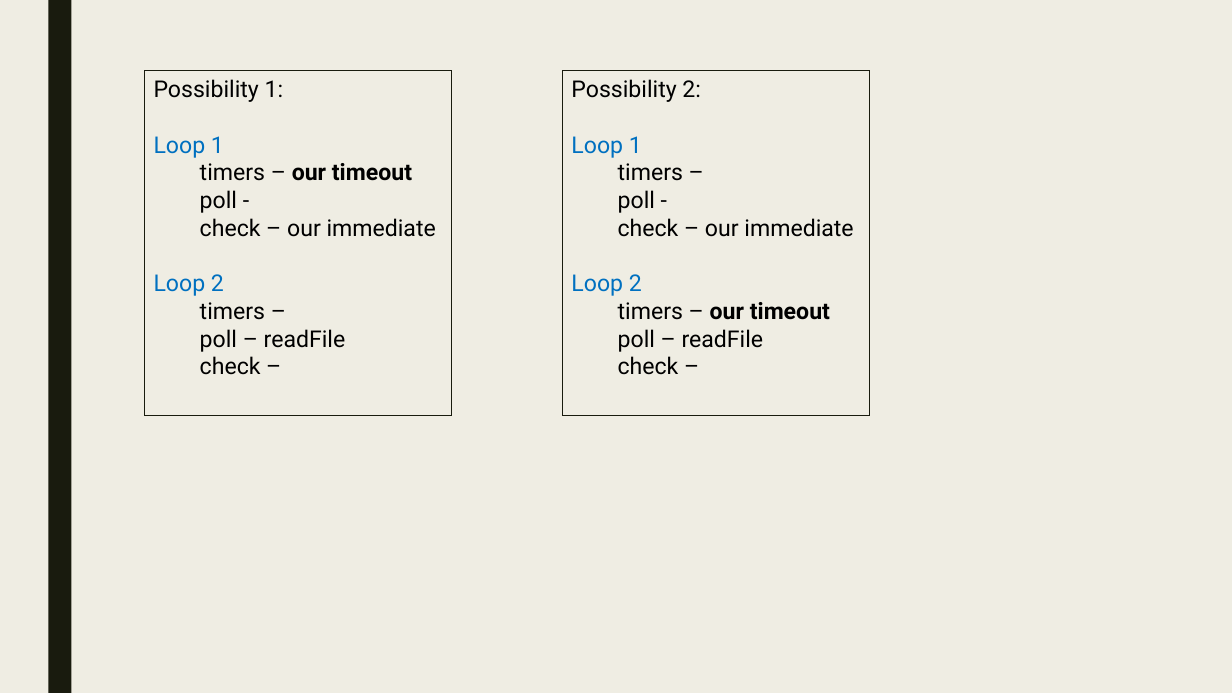
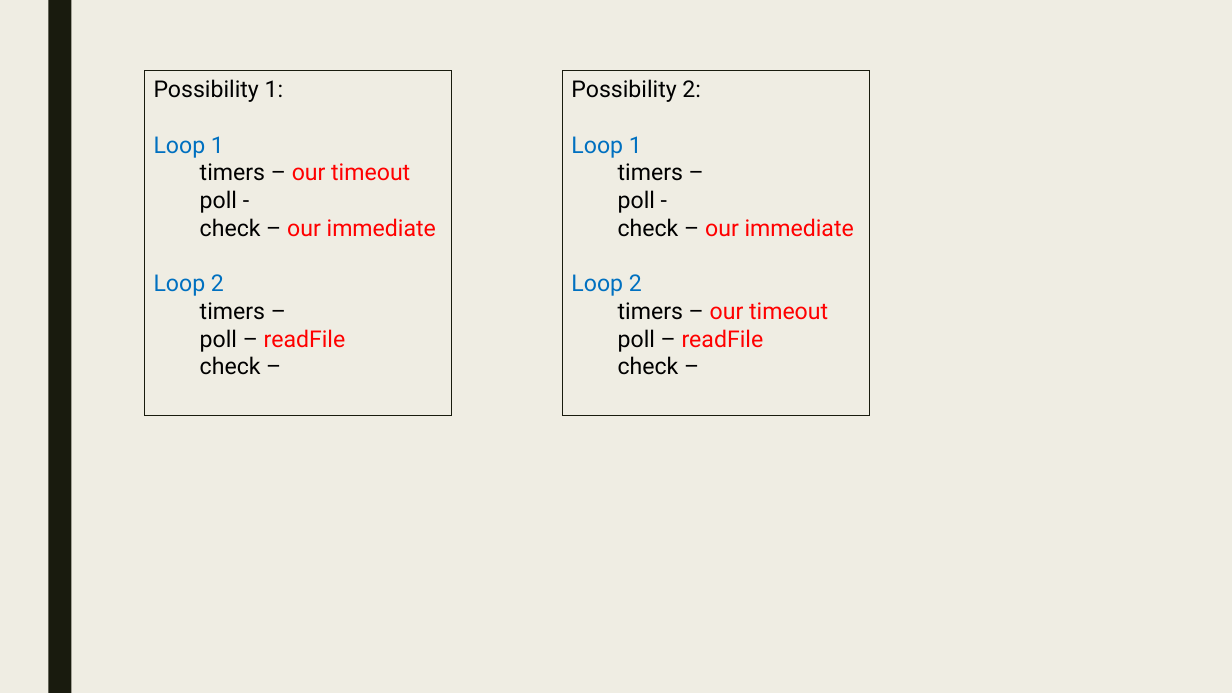
Before and after one commit to nabriski/lectures, a slide deck: slide 8 of event-loop/prez.pptx. Drawn at 1232x693 pixels with LibreOffice and Linux fonts; fonts in the diff are those of the drawing. Boxes give left, top, right and bottom in pixels: in the first picture for what was removed or moved away, otherwise in the second. Text is boxed around its words. In the diff, an @@ line names an element or a change of style, - is before the commit and + after.

```diff
--- a/event-loop/prez.pptx
+++ b/event-loop/prez.pptx
@@ text in rectangle at (200,163,436,352): text colour #000000 to #FF0000 in "our timeout", "our immediate", "readFile"; bold off in "our timeout" @@
@@ text in rectangle at (618,218,854,352): text colour #000000 to #FF0000 in "our immediate", "our timeout", "readFile"; bold off in "our timeout" @@
```
Also in this commit, not shown: 5 other slides changed, 1 slide added.
